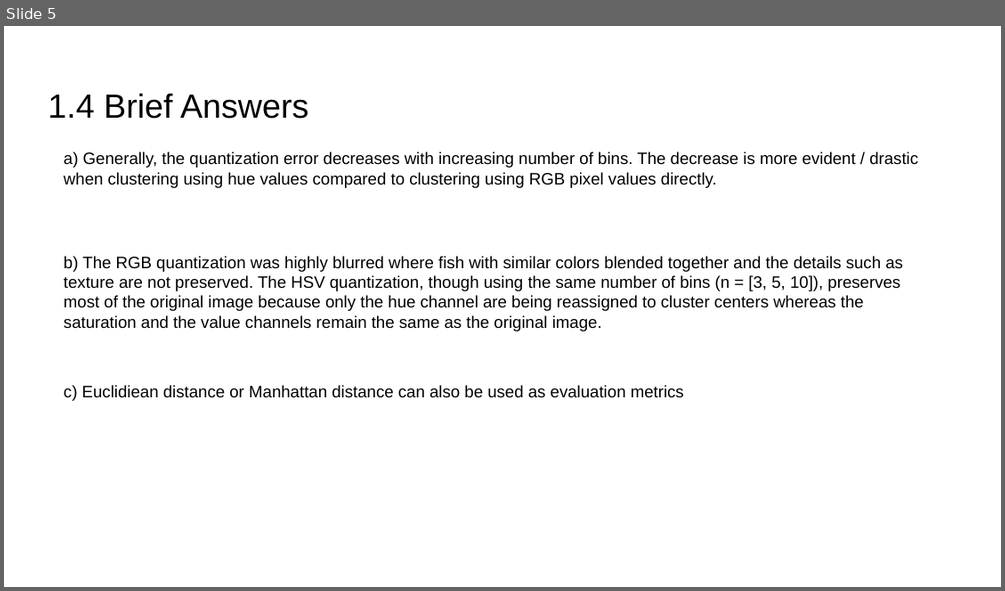
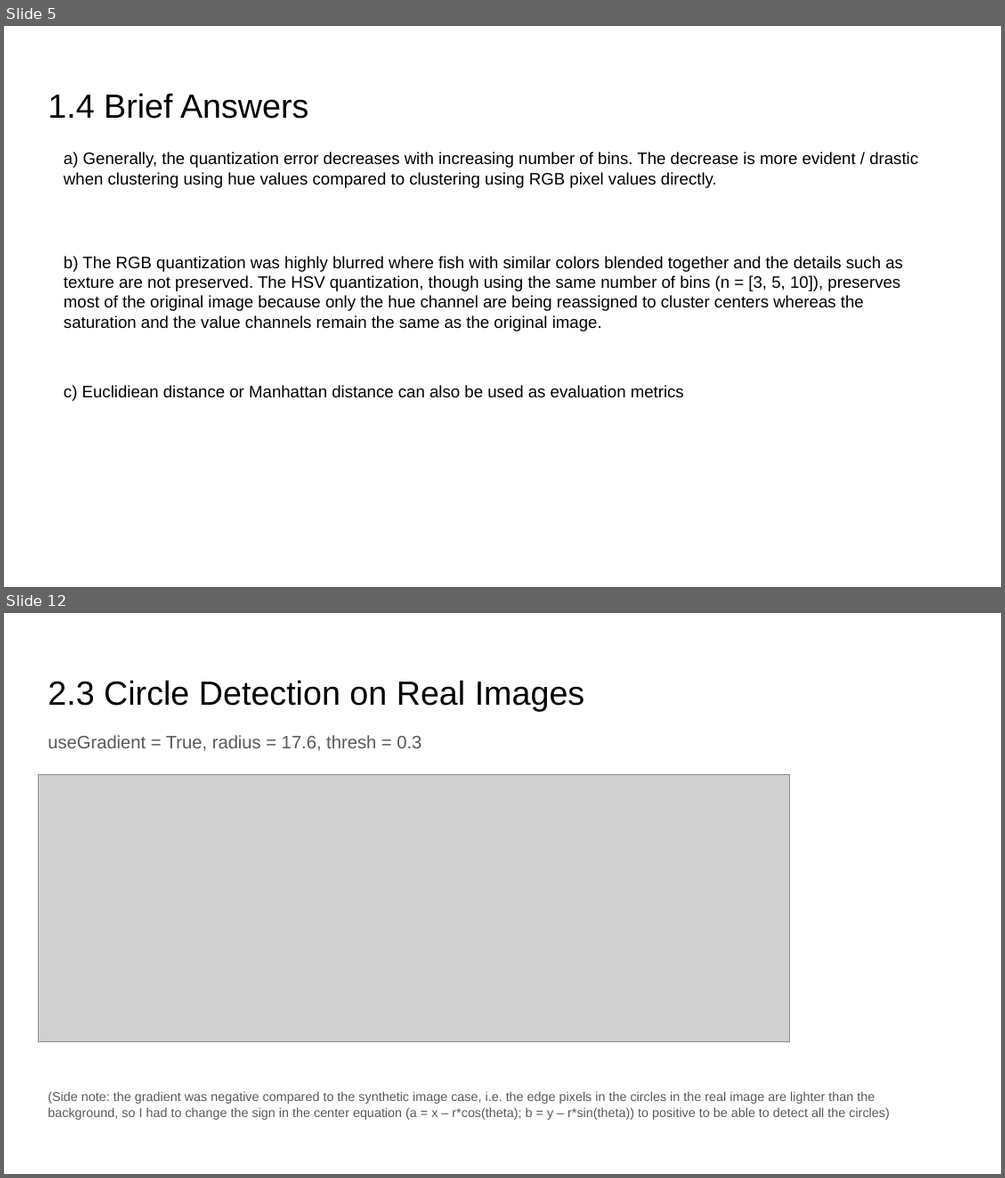
Before and after one commit to yunqingjia/cs4476, a slide deck: PS4/PS4_report_template.pptx. Shown one above the other, each under a label of ours: slide 5 before the commit, slides 5 and 12 after it; the slides between them are not shown. The pictures are 1005x591 and 1005x1178 pixels, drawn with LibreOffice and Linux fonts; fonts in the diff are those of the drawing; grey boxes stand for pictures. Boxes give left, top, right and bottom in pixels: in the first picture for what was removed or moved away, otherwise in the second. Text is boxed around its words. In the diff, an @@ line names an element or a change of style, - is before the commit and + after.

```diff
--- a/PS4/PS4_report_template.pptx
+++ b/PS4/PS4_report_template.pptx
@@ slide 12 added at bbox=[4, 613, 1001, 1174], background #FFFFFF @@
@@ title added at bbox=[48, 680, 585, 711], 24.2 pt, text #000000 @@
+2.3 Circle Detection on Real Images
@@ text added at bbox=[48, 735, 890, 1119], 9.2 pt, text #585858 @@
+useGradient = True, radius = 17.6, thresh = 0.3
+(Side note: the gradient was negative compared to the synthetic image case, i.e. the edge pixels in the circles in the real image are lighter than the background, so I had to change the sign in the center equation (a = x – r*cos(theta); b = y – r*sin(theta)) to positive to be able to detect all the circles)
@@ picture added at bbox=[38, 774, 790, 1042] @@
```
Also in this commit, not shown: 7 slides changed, 1 slide removed, 6 other files.
